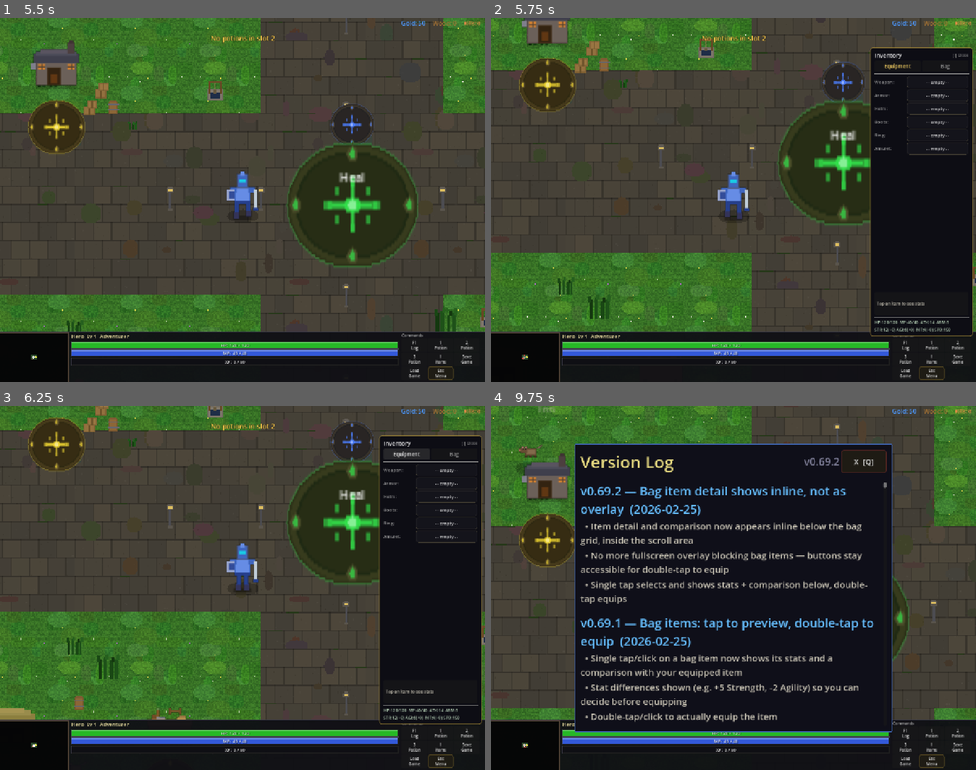
Above: before the commit, frames 1-4 (two rows, left to right).
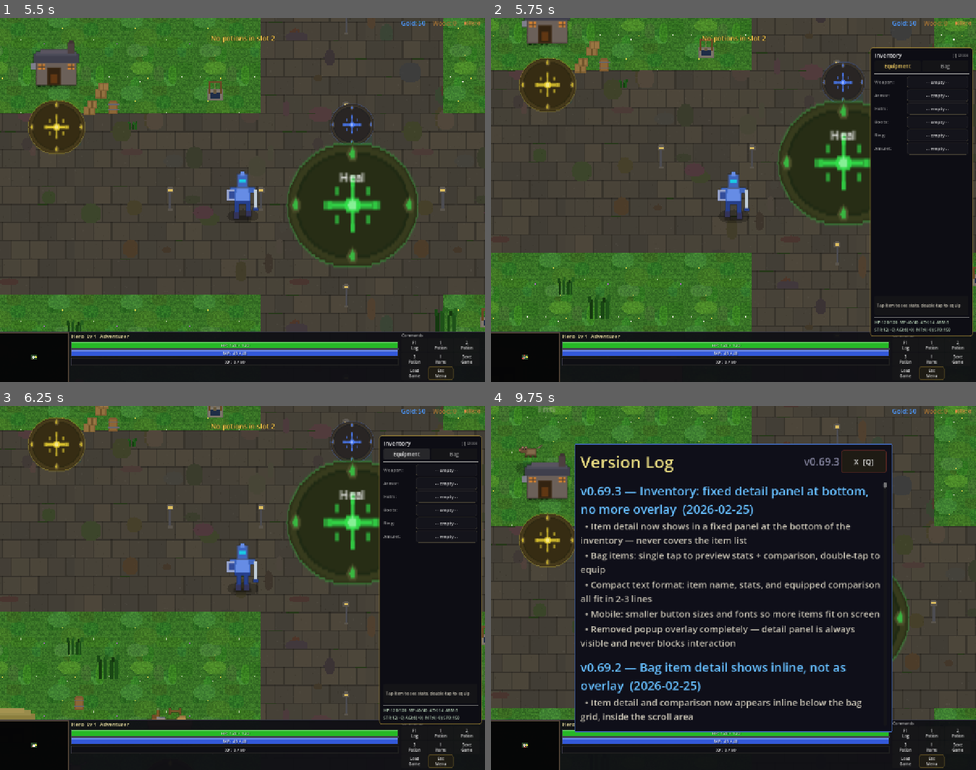
Above: after the commit, the same moments.

Repository: slxny/legends-open-rpg
Game: Godot game, scene res://scenes/main.tscn
Two runs of this game, one before a commit and one after it. Both use one fixed random seed, a clock stepped at 60 frames per second and the inputs below.
Inputs (mouse positions are in pixels of both pictures, inside the frame that each line leads up to):
- Up to frame 1 (5.5 s): tap Enter at 0.5 s; move the mouse to (218, 272) at 0.52 s; hold W (move_up) 0.53-1.25 s; tap F (interact) at 0.6, 3.6, 5.3 s; click (218, 272) at 0.67 s; click "Esc Menu" at 1.25 s; click "Resume" at 2 s; drag from (33, 356) to (242, 272) at 2.77 s; move the mouse to (97, 145) at 3.52 s; hold A (move_left) 3.53-4.25 s; drag from (266, 200) to (63, 174) at 4.27 s; move the mouse to (169, 109) at 5.02 s; hold S (move_down) from 5.03 s (still down); tap 2 at 5.1 s
- Up to frame 2 (5.75 s): keep holding S (move_down); tap I (toggle_inventory) at 5.65 s
- Up to frame 3 (6.25 s): release S (move_down) at 5.75 s; click "Equipment" at 5.75 s
- Up to frame 4 (9.75 s): click "Bag" at 6.5 s; drag from (529, 631) to (845, 442) at 7.27 s; move the mouse to (685, 726) at 8.02 s; hold W (move_up) 8.03-8.75 s; tap F (interact) at 8.1 s; click (685, 726) at 8.17 s; tap Escape (ui_cancel) at 8.65 s; drag from (782, 507) to (733, 573) at 8.77 s; click "Changelog" at 9.5 s

Frame 1 is identical in both runs. In frame 2, 0.2% of the frame differs, in the area x 79-97%, y 77-80%; in frame 3, 0.2%; in frame 4, 9.6%, in the area x 18-81%, y 15-87%.
Error in both runs: Invalid assignment of property or key '_mobile_potion_btns' with value of type 'Array' on a base object of type 'CharacterBody2D (player.gd)'. (res://scenes/ui…

Commit message:
Inventory: fixed detail panel at bottom, no overlay/popup (v0.69.3)
Detail+comparison always shows in the fixed panel at the bottom of the
inventory. Item list scrolls above it, never gets covered. Removed all
popup/inline overlay code. Smaller mobile sizes so items fit better.
Single tap = preview + compare, double-tap = equip.

Co-Authored-By: Claude Opus 4.6 <noreply@anthropic.com>

Diff:
--- a/scenes/ui/changelog_dialog.gd
+++ b/scenes/ui/changelog_dialog.gd
@@ -9,9 +9,21 @@
 var _is_visible: bool = false
 var _is_mobile: bool = false
 
-const GAME_VERSION := "v0.69.2"
+const GAME_VERSION := "v0.69.3"
 
 const CHANGELOG: Array[Dictionary] = [
+	{
+		"version": "v0.69.3",
+		"title": "Inventory: fixed detail panel at bottom, no more overlay",
+		"date": "2026-02-25",
+		"entries": [
+			"Item detail now shows in a fixed panel at the bottom of the inventory — never covers the item list",
+			"Bag items: single tap to preview stats + comparison, double-tap to equip",
+			"Compact text format: item name, stats, and equipped comparison all fit in 2-3 lines",
+			"Mobile: smaller button sizes and fonts so more items fit on screen",
+			"Removed popup overlay completely — detail panel is always visible and never blocks interaction",
+		]
+	},
 	{
 		"version": "v0.69.2",
 		"title": "Bag item detail shows inline, not as overlay",
--- a/scenes/ui/inventory_screen.gd
+++ b/scenes/ui/inventory_screen.gd
@@ -14,15 +14,25 @@
 var _is_landscape: bool = false
 var _current_tab: int = 0  # 0 = Equipment, 1 = Bag
 var _selected_item: Dictionary = {}
-var _selected_bag_index: int = -1  # Track which bag slot is selected for double-tap equip
-var _last_tap_index: int = -1  # Last tapped bag index for double-tap detection
-var _last_tap_time: float = 0.0  # Timestamp of last tap
-const DOUBLE_TAP_WINDOW: float = 0.4  # Seconds to register a double-tap
-var _detail_popup: PanelContainer = null  # Floating detail overlay (legacy, unused)
-var _inline_detail: PanelContainer = null  # Inline detail shown below bag grid
+var _selected_bag_index: int = -1
+var _last_tap_index: int = -1
+var _last_tap_time: float = 0.0
+const DOUBLE_TAP_WINDOW: float = 0.4
 
 const TAB_ACTIVE_COLOR := Color(1.0, 0.85, 0.4)
 const TAB_INACTIVE_COLOR := Color(0.6, 0.6, 0.6)
+
+const SLOT_NAMES = {
+	ItemData.Slot.WEAPON: "weapon",
+	ItemData.Slot.ARMOR: "armor",
+	ItemData.Slot.HELM: "helm",
+	ItemData.Slot.BOOTS: "boots",
+	ItemData.Slot.RING: "ring",
+	ItemData.Slot.AMULET: "amulet",
+}
+
+func _slot_name_for_item(item: Dictionary) -> String:
+	return SLOT_NAMES.get(item.get("slot", -1), "")
 
 # Style helpers for item buttons
 func _make_item_style(is_empty: bool) -> StyleBoxFlat:
@@ -97,8 +107,6 @@
 		_last_tap_index = -1
 		_detect_mobile()
 		_refresh()
-	else:
-		_dismiss_detail_popup()
 
 func _detect_mobile() -> void:
 	var vp_size = get_viewport().get_visible_rect().size
@@ -117,8 +125,8 @@
 		var fs_title = 28 if _is_landscape else 48
 		var fs_tab = 22 if _is_landscape else 38
 		var tab_h = 36 if _is_landscape else 80
-		var fs_detail = 20 if _is_landscape else 34
-		var fs_stats = 18 if _is_landscape else 32
+		var fs_detail = 16 if _is_landscape else 22
+		var fs_stats = 14 if _is_landscape else 20
 		$Panel/MarginContainer/VBox/TopBar/Title.add_theme_font_size_override("font_size", fs_title)
 		equip_tab_btn.add_theme_font_size_override("font_size", fs_tab)
 		equip_tab_btn.custom_minimum_size.y = tab_h
@@ -126,9 +134,9 @@
 		bag_tab_btn.custom_minimum_size.y = tab_h
 		detail_label.add_theme_font_size_override("font_size", fs_detail)
 		stats_label.add_theme_font_size_override("font_size", fs_stats)
-		# Hide fixed detail panel and stats on mobile — use floating popup instead
-		$Panel/MarginContainer/VBox/DetailPanel.visible = false
-		$Panel/MarginContainer/VBox/Sep2.visible = false
+		# Always show the fixed detail panel — it stays at the bottom, items scroll above
+		$Panel/MarginContainer/VBox/DetailPanel.visible = true
+		$Panel/MarginContainer/VBox/Sep2.visible = true
 		$Panel/MarginContainer/VBox/Sep3.visible = false
 		stats_label.visible = false
 		# Replace keyboard hint with close button (only once)
@@ -171,7 +179,6 @@
 	_selected_item = {}
 	_selected_bag_index = -1
 	_last_tap_index = -1
-	_dismiss_detail_popup()
 	_refresh()
 
 func _refresh() -> void:
@@ -202,7 +209,7 @@
 	elif _is_landscape:
 		btn_h = 46; font_size = 20
 	else:
-		btn_h = 110; font_size = 38
+		btn_h = 70; font_size = 28
 	var btn_size = Vector2(0, btn_h)
 
 	for slot_name in slot_names:
@@ -213,7 +220,7 @@
 		# Slot label
 		var slot_label = Label.new()
 		slot_label.text = slot_name.capitalize() + ":"
-		var lbl_w = 80 if not _is_mobile else (100 if _is_landscape else 190)
+		var lbl_w = 80 if not _is_mobile else (100 if _is_landscape else 140)
 		slot_label.custom_minimum_size = Vector2(lbl_w, 0)
 		slot_label.add_theme_font_size_override("font_size", font_size)
 		slot_label.add_theme_color_override("font_color", Color(0.6, 0.6, 0.6))
@@ -235,7 +242,6 @@
 			btn.add_theme_color_override("font_color", ItemData.RARITY_COLORS.get(rarity, Color.WHITE))
 			_style_item_btn(btn, false)
 			var bound_item = item
-			var bound_slot = slot_name
 			btn.pressed.connect(func():
 				AudioManager.play_sfx("ui_tap", -4.0)
 				_selected_item = bound_item
@@ -255,7 +261,7 @@
 		if not item.is_empty():
 			var unequip_btn = Button.new()
 			unequip_btn.text = "X"
-			var uneq_sz = Vector2(36, 0) if not _is_mobile else (Vector2(50, 44) if _is_landscape else Vector2(96, 96))
+			var uneq_sz = Vector2(36, 0) if not _is_mobile else (Vector2(50, 44) if _is_landscape else Vector2(70, 70))
 			unequip_btn.custom_minimum_size = uneq_sz
 			unequip_btn.add_theme_font_size_override("font_size", font_size)
 			unequip_btn.add_theme_color_override("font_color", Color(1.0, 0.4, 0.4))
@@ -284,7 +290,7 @@
 	elif _is_landscape:
 		cols = 4; btn_height = 42; font_size = 18; spacing = 4
 	else:
-		cols = 2; btn_height = 110; font_size = 34; spacing = 10
+		cols = 3; btn_height = 60; font_size = 22; spacing = 6
 
 	var grid = GridContainer.new()
 	grid.columns = cols
@@ -337,25 +343,22 @@
 
 func _get_item_detail_text(item: Dictionary) -> String:
 	var rarity_name = ItemData.RARITY_NAMES.get(item.get("rarity", 0), "")
-	var text = "%s  (%s)\n" % [item.get("name", ""), rarity_name]
-	var desc = item.get("description", "")
-	if desc != "":
-		text += desc + "\n"
+	var text = "%s (%s)" % [item.get("name", ""), rarity_name]
 	var stat_line = _get_item_stat_line(item)
 	if stat_line != "":
-		text += stat_line
+		text += " — " + stat_line
 	if item.has("buy_price"):
-		text += "\nValue: %dg" % item["buy_price"]
-	return text.strip_edges()
+		text += "  [%dg]" % item["buy_price"]
+	return text
 
 func _get_comparison_text(bag_item: Dictionary, equipped_item: Dictionary) -> String:
+	# Compact: item name + stats on one line, equipped on next, diff on third
 	var text = _get_item_detail_text(bag_item)
-	text += "\n\n--- Equipped ---\n"
 	if equipped_item.is_empty():
-		text += "(empty slot)"
-	else:
-		text += _get_item_detail_text(equipped_item)
-	# Stat diff summary
+		text += "\nEquipped: (empty)"
+	else:
+		text += "\nEquipped: " + _get_item_detail_text(equipped_item)
+	# Stat diff
 	var bag_stats = bag_item.get("stats", {})
 	var eq_stats = equipped_item.get("stats", {})
 	var all_keys: Dictionary = {}
@@ -370,81 +373,30 @@
 		var diff = bag_val - eq_val
 		if diff != 0:
 			var sign = "+" if diff > 0 else ""
-			var color = "green" if diff > 0 else "red"
 			diffs.append("%s%d %s" % [sign, diff, k.replace("_", " ").capitalize()])
 	if diffs.size() > 0:
 		text += "\n" + ", ".join(diffs)
-	text += "\n\nDouble-tap to equip"
+	text += "  [2x tap = equip]"
 	return text
 
 func _refresh_detail() -> void:
-	# Clear any inline detail from content_vbox
-	_dismiss_inline_detail()
-
+	# Always use the fixed detail_label at the bottom of the panel
 	if _selected_item.is_empty():
-		if not _is_mobile:
-			detail_label.text = "Tap an item to see stats"
+		detail_label.text = "Tap item to see stats, double-tap to equip"
 		return
 
-	var detail_text: String
 	if _selected_bag_index >= 0 and _player:
 		var inv = _player.inventory
 		var slot_name = _slot_name_for_item(_selected_item)
 		var equipped = inv.equipment.get(slot_name, {}) if not slot_name.is_empty() else {}
-		detail_text = _get_comparison_text(_selected_item, equipped)
-	else:
-		detail_text = _get_item_detail_text(_selected_item)
-
-	if not _is_mobile:
-		detail_label.text = detail_text
-	# Always add inline detail below the grid inside the scroll area
-	_show_inline_detail(detail_text)
-
-func _show_inline_detail(text: String) -> void:
-	_dismiss_inline_detail()
-	var fs: int
-	var pad: int
-	if not _is_mobile:
-		fs = 11; pad = 6
-	elif _is_landscape:
-		fs = 18; pad = 8
-	else:
-		fs = 26; pad = 10
-
-	_inline_detail = PanelContainer.new()
-	_inline_detail.name = "InlineDetail"
-	var style = StyleBoxFlat.new()
-	style.bg_color = Color(0.1, 0.1, 0.15, 0.95)
-	style.border_color = Color(0.9, 0.75, 0.3, 0.6)
-	style.set_border_width_all(1)
-	style.set_corner_radius_all(6)
-	style.set_content_margin_all(pad)
-	_inline_detail.add_theme_stylebox_override("panel", style)
-	_inline_detail.size_flags_horizontal = Control.SIZE_EXPAND_FILL
-
-	var lbl = Label.new()
-	lbl.text = text
-	lbl.add_theme_font_size_override("font_size", fs)
-	lbl.add_theme_color_override("font_color", Color(0.9, 0.87, 0.78))
-	lbl.autowrap_mode = TextServer.AUTOWRAP_WORD_SMART
-	_inline_detail.add_child(lbl)
-
-	content_vbox.add_child(_inline_detail)
-
-func _dismiss_inline_detail() -> void:
-	if _inline_detail and is_instance_valid(_inline_detail):
-		_inline_detail.queue_free()
-	_inline_detail = null
-
-# Legacy popup dismiss (called from toggle)
-func _dismiss_detail_popup() -> void:
-	if _detail_popup and is_instance_valid(_detail_popup):
-		_detail_popup.queue_free()
-	_detail_popup = null
-	_dismiss_inline_detail()
+		detail_label.text = _get_comparison_text(_selected_item, equipped)
+	else:
+		detail_label.text = _get_item_detail_text(_selected_item)
 
 func _refresh_stats() -> void:
 	if not _player:
+		return
+	if not stats_label.visible:
 		return
 	var s = _player.stats
 	var text = "HP:%d/%d  MP:%d/%d  ATK:%d  ARM:%d\nSTR:%d(+%d) AGI:%d(+%d) INT:%d(+%d) SPD:%.0f" % [
@@ -466,18 +418,6 @@
 		text += "\nFX: " + ", ".join(buff_parts)
 	stats_label.text = text
 
-const SLOT_NAMES = {
-	ItemData.Slot.WEAPON: "weapon",
-	ItemData.Slot.ARMOR: "armor",
-	ItemData.Slot.HELM: "helm",
-	ItemData.Slot.BOOTS: "boots",
-	ItemData.Slot.RING: "ring",
-	ItemData.Slot.AMULET: "amulet",
-}
-
-func _slot_name_for_item(item: Dictionary) -> String:
-	return SLOT_NAMES.get(item.get("slot", -1), "")
-
 func _on_bag_item_pressed(idx: int, item: Dictionary) -> void:
 	AudioManager.play_sfx("ui_tap", -4.0)
 	var now = Time.get_ticks_msec() / 1000.0
@@ -488,7 +428,7 @@
 		_player.inventory.equip_from_bag(idx)
 		_refresh()
 		return
-	# Single tap — select and show comparison
+	# Single tap — select and show comparison in the fixed detail panel
 	_last_tap_index = idx
 	_last_tap_time = now
 	_selected_item = item
--- a/scenes/ui/inventory_screen.tscn
+++ b/scenes/ui/inventory_screen.tscn
@@ -96,7 +96,7 @@
 
 [node name="DetailPanel" type="PanelContainer" parent="Panel/MarginContainer/VBox"]
 layout_mode = 2
-custom_minimum_size = Vector2(0, 60)
+custom_minimum_size = Vector2(0, 50)
 
 [node name="DetailMargin" type="MarginContainer" parent="Panel/MarginContainer/VBox/DetailPanel"]
 layout_mode = 2
@@ -107,7 +107,7 @@
 
 [node name="DetailLabel" type="Label" parent="Panel/MarginContainer/VBox/DetailPanel/DetailMargin"]
 layout_mode = 2
-text = "Select an item..."
+text = "Tap item to see stats"
 theme_override_font_sizes/font_size = 11
 theme_override_colors/font_color = Color(0.8, 0.78, 0.72, 1)
 autowrap_mode = 3
